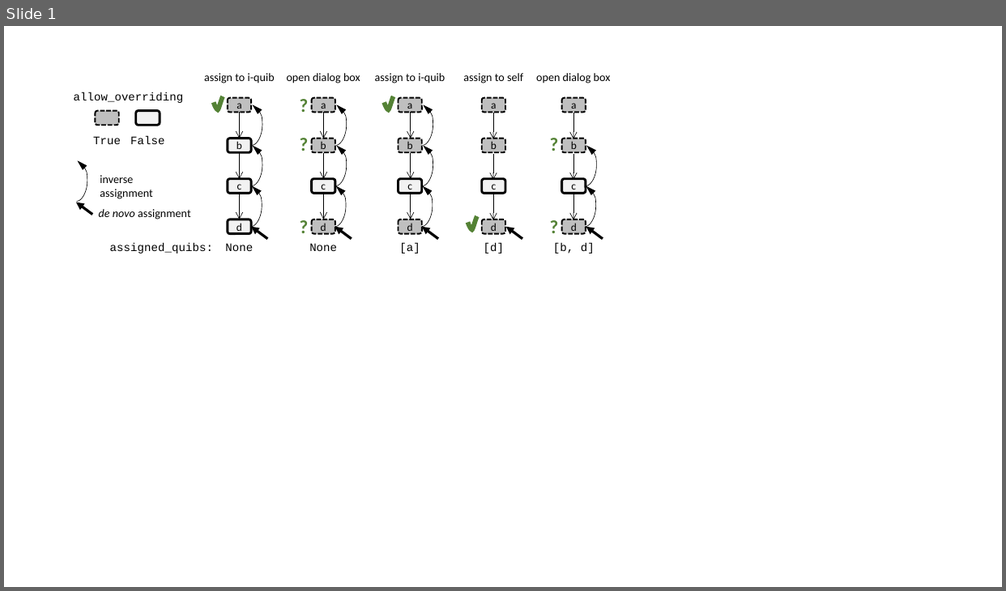
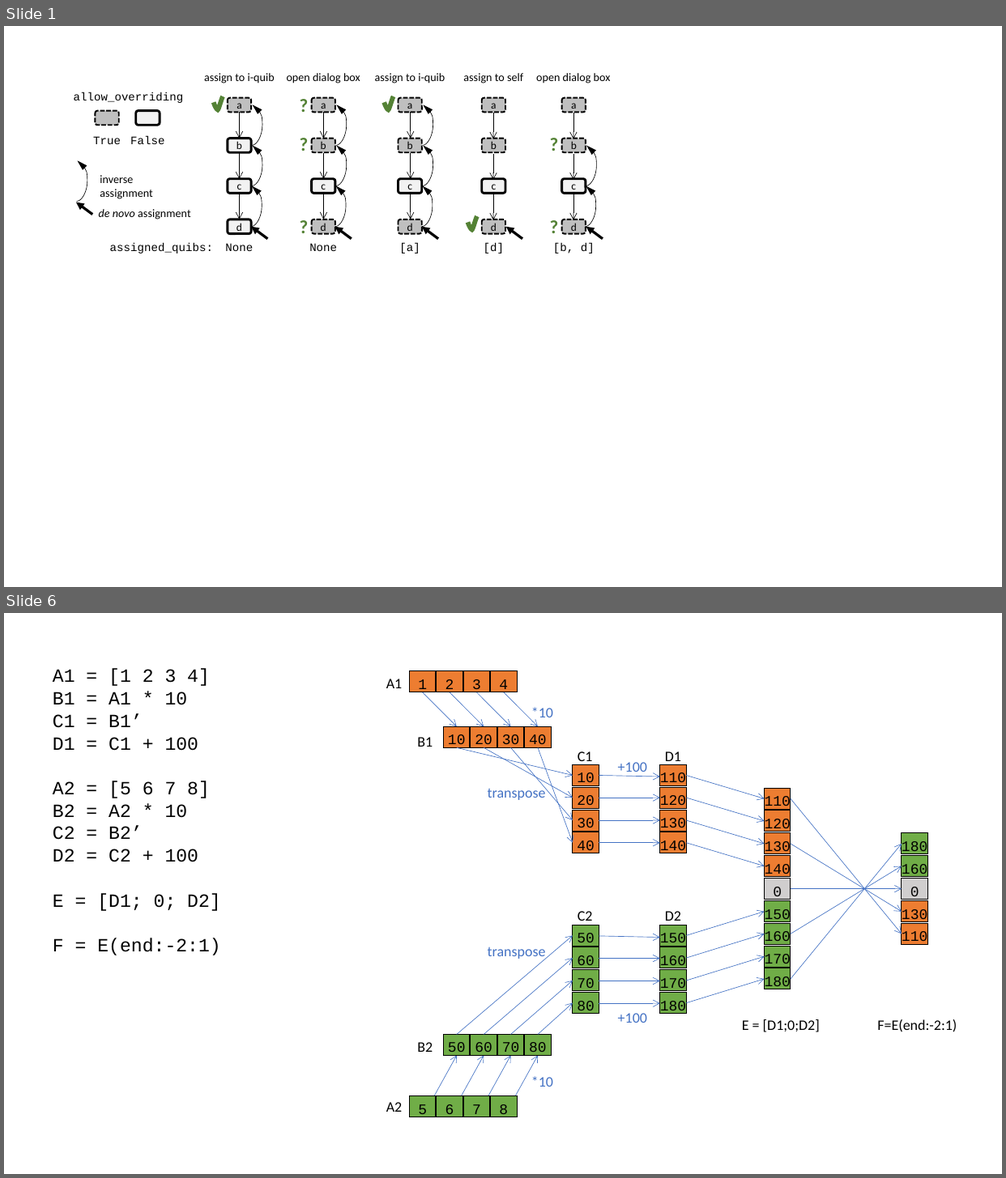
Before and after one commit to Technion-Kishony-lab/quibbler, a slide deck: docs/inverse.pptx. Shown one above the other, each under a label of ours: slide 1 before the commit, slides 1 and 6 after it; the slides between them are not shown. The pictures are 1006x591 and 1006x1178 pixels, drawn with LibreOffice and Linux fonts; fonts in the diff are those of the drawing. Boxes give left, top, right and bottom in pixels: in the first picture for what was removed or moved away, otherwise in the second. Text is boxed around its words. In the diff, an @@ line names an element or a change of style, - is before the commit and + after.

```diff
--- a/docs/inverse.pptx
+++ b/docs/inverse.pptx
@@ slide 6 added at [4,613,1002,1174], background #FFFFFF @@
@@ text added at [53,669,221,956], 18 pt, text #000000 @@
+A1 = [1 2 3 4]
+B1 = A1 * 10
+C1 = B1’
+D1 = C1 + 100
+A2 = [5 6 7 8]
+B2 = A2 * 10
+C2 = B2’
+D2 = C2 + 100
+E = [D1; 0; D2]
+F = E(end:-2:1)
@@ group added at [386,671,957,1118]: 46 rectangles, 37 arrows, 16 texts @@
+A2
+B2
+C2
+D2
+*10
+transpose
++100
+E = [D1;0;D2]
+F=E(end:-2:1)
+1
+2
+3
+4
+10
+20
+30
+40
+10
+20
+30
+40
+5
+6
+7
+8
+50
+60
+70
+80
+50
+60
+70
+80
+110
+120
+130
+140
+150
+160
+170
+180
+A1
+B1
+C1
+D1
+*10
+transpose
++100
+150
+160
+170
+180
+110
+120
+130
+140
+0
+130
+110
+180
+160
+0
```
Also in this commit, not shown: 4 other slides added, 1 other file.
